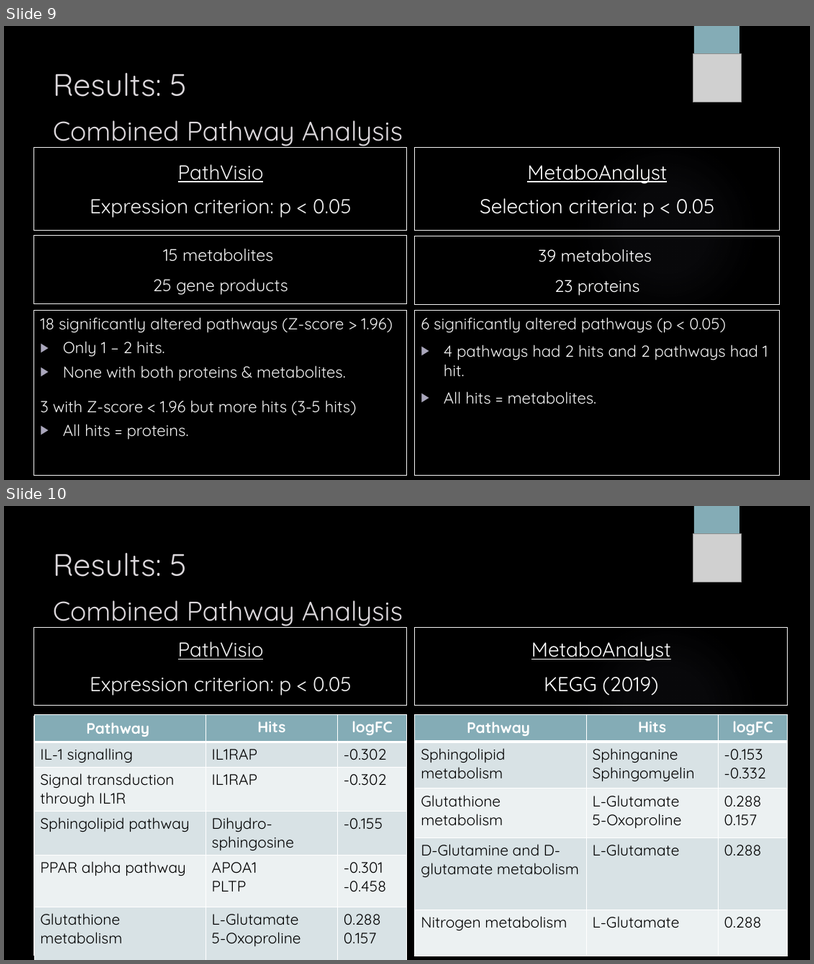
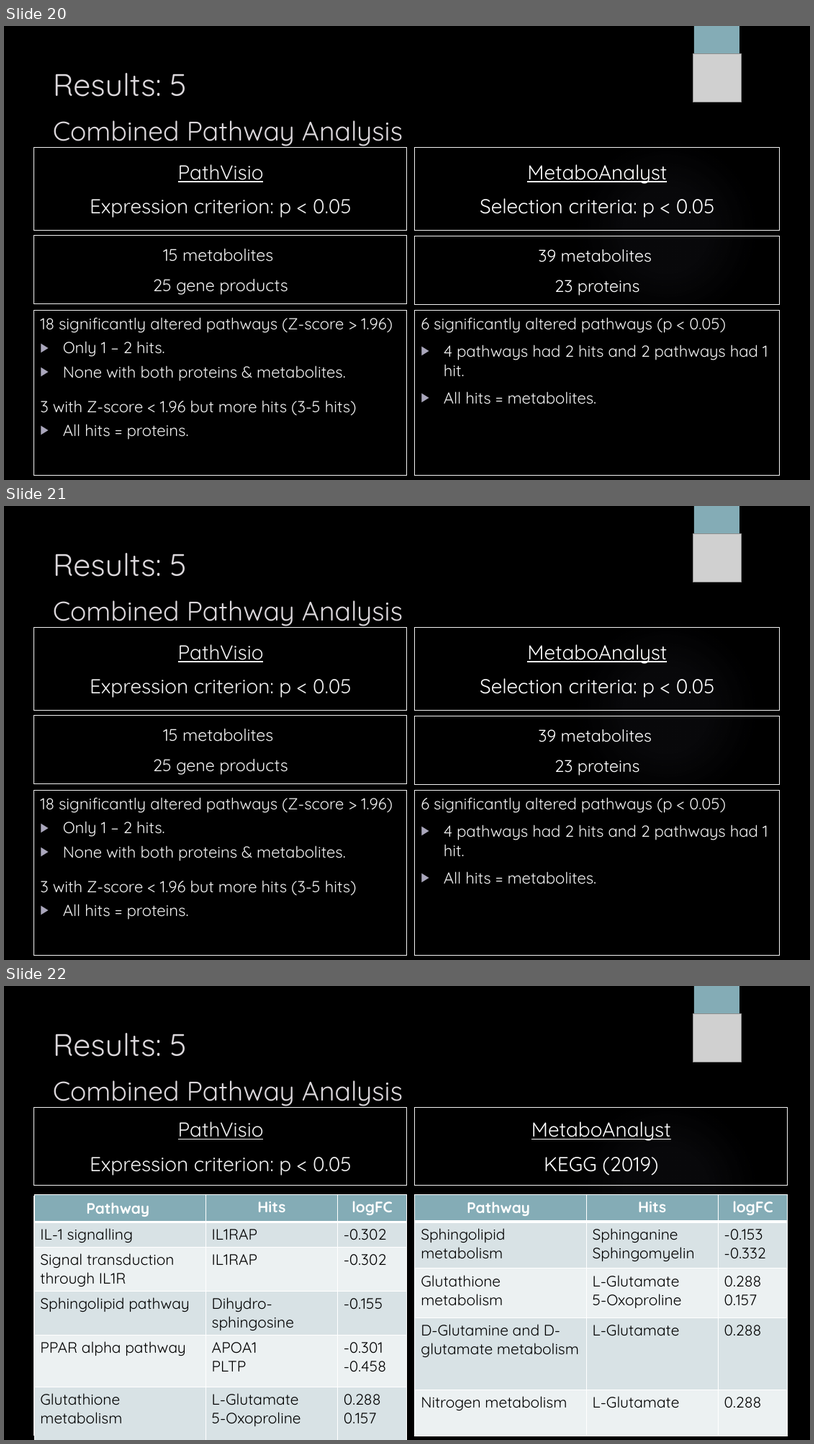
Before and after one commit to sabdeolive/Sabrina_BMS_Bachelor-Internship, a slide deck: Final Presentation.pptx. Shown one above the other, each under a label of ours: slides 9 and 10 before the commit, slides 20, 21 and 22 after it. The pictures are 814x964 and 814x1444 pixels, drawn with LibreOffice and Linux fonts; fonts in the diff are those of the drawing; grey boxes stand for pictures; background and template pictures are left out. Boxes give left, top, right and bottom in pixels: in the first picture for what was removed or moved away, otherwise in the second. Text is boxed around its words. In the diff, an @@ line names an element or a change of style, - is before the commit and + after.

```diff
--- a/Final Presentation.pptx
+++ b/Final Presentation.pptx
@@ slide 21 added at bbox=[4, 506, 810, 960], background picture (left out); not listed: 2 template elements that a slide beside it also shows @@
@@ picture added at bbox=[694, 534, 742, 582] @@
@@ title added at bbox=[53, 553, 403, 628], 32 pt, text #DCD8DC @@
+Results: 5
+Combined Pathway Analysis
@@ rectangle added at bbox=[34, 627, 407, 710], outline #F2F2F2 0.75 pt, 24 pt, text #F2F2F2 @@
+PathVisio
+Expression criterion: p < 0.05
@@ rectangle added at bbox=[415, 627, 781, 710], outline #F2F2F2 0.75 pt, 24 pt, text #FFFFFF @@
+MetaboAnalyst
+Selection criteria: p < 0.05
@@ rectangle added at bbox=[34, 716, 407, 784], outline #F2F2F2 0.75 pt, 20 pt, text #F2F2F2 @@
+15 metabolites
+25 gene products
@@ rectangle added at bbox=[415, 716, 781, 784], outline #F2F2F2 0.75 pt, 20 pt, text #FFFFFF @@
+39 metabolites
+23 proteins
@@ rectangle added at bbox=[34, 790, 407, 955], outline #F2F2F2 0.75 pt, 19 pt, text #F2F2F2 @@
+18 significantly altered pathways (Z-score > 1.96)
+▶ Only 1 – 2 hits.
+▶ None with both proteins & metabolites.
+3 with Z-score < 1.96 but more hits (3-5 hits)
+▶ All hits = proteins.
@@ rectangle added at bbox=[415, 790, 781, 955], outline #F2F2F2 0.75 pt, 19 pt, text #F2F2F2 @@
+6 significantly altered pathways (p < 0.05)
+▶ 4 pathways had 2 hits and 2 pathways had 1 hit.
+▶ All hits = metabolites.
@@ what was slide 9 is now slide 20 @@
@@ what was slide 10 is now slide 22 @@
```
Also in this commit, not shown: 1 slide changed, 14 other slides added.
